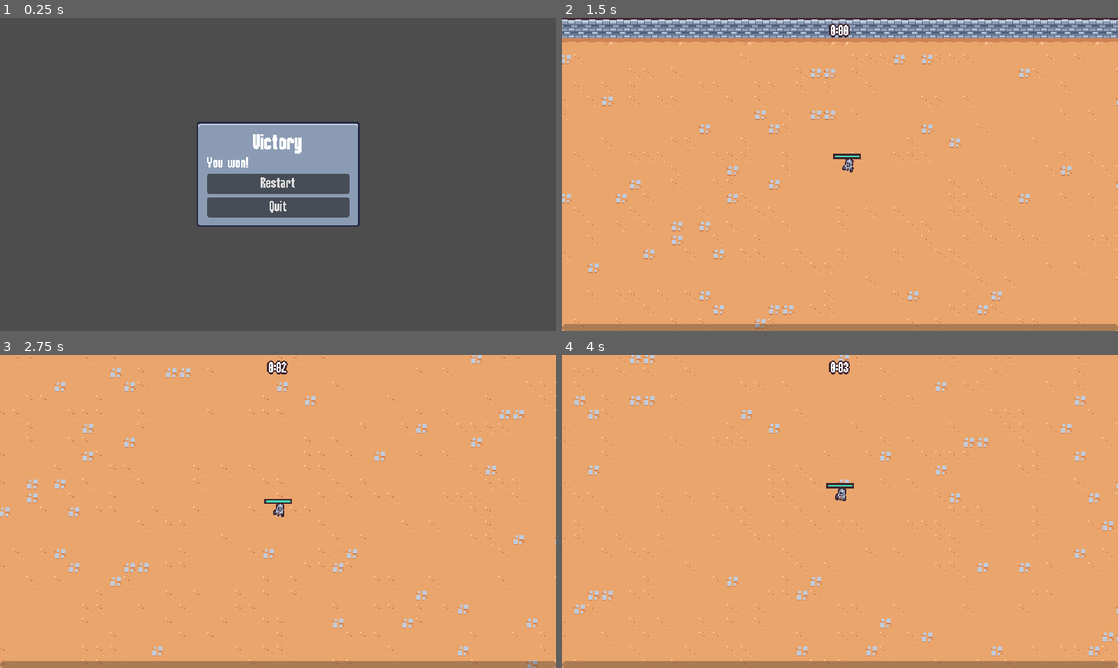
Above: before the commit, frames 1-4 (two rows, left to right).
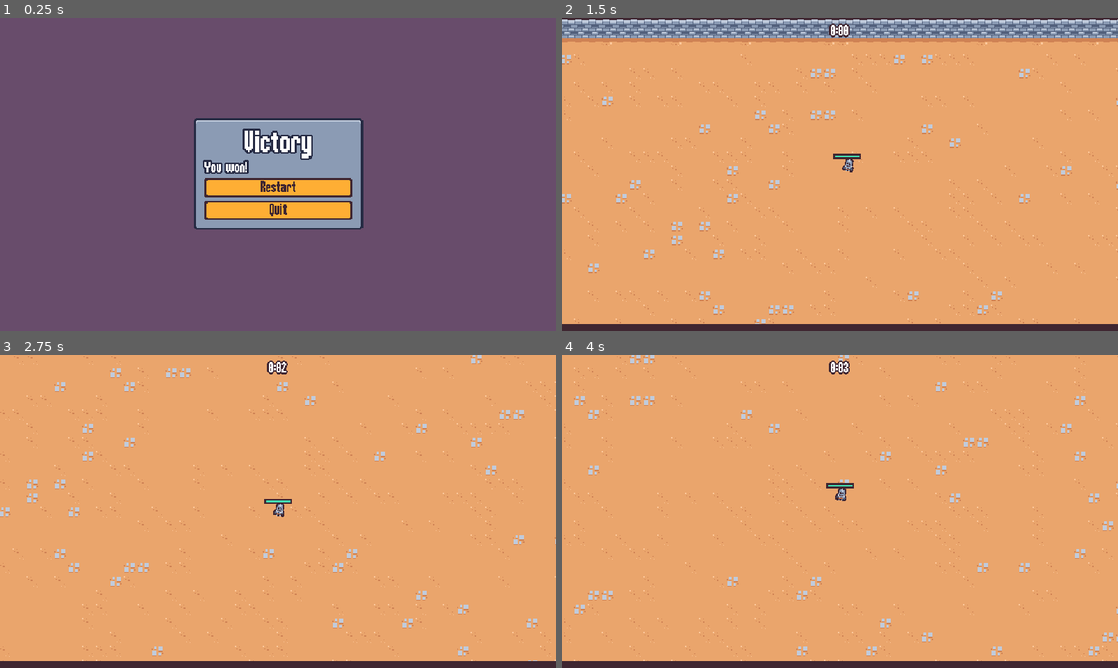
Above: after the commit, the same moments.

Repository: nadeemkhedr/survivor-game-godot
Game: Godot game, scene res://scenes/ui/end_screen.tscn
Same seed, same stepped clock (60 frames per second), same inputs: the game is played once before the commit and once after it. This scene is started directly instead of the project's main scene.
Inputs (mouse positions are in pixels of both pictures, inside the frame that each line leads up to):
- Up to frame 1 (0.25 s): no input
- Up to frame 2 (1.5 s): click "Restart" at 0.5 s; tap Enter at 1.25 s; move the mouse to (962, 158) at 1.27 s; press the mouse at (962, 158) at 1.28 s; hold D (move_right) from 1.28 s (still down)
- Up to frame 3 (2.75 s): move the mouse to (166, 527) at 2.02 s; release D (move_right) at 2.03 s; release the mouse at (166, 527) at 2.03 s; hold S (move_down) from 2.03 s (still down); click (166, 527) at 2.1 s
- Up to frame 4 (4 s): move the mouse to (895, 442) at 2.77 s; release S (move_down) at 2.78 s; press the mouse at (895, 442) at 2.78 s; hold D (move_right) 2.78-3.53 s; move the mouse to (812, 574) at 3.52 s; release the mouse at (812, 574) at 3.53 s; hold W (move_up) from 3.53 s (still down); click (812, 574) at 3.6 s

The runs differ from the first frame. In frame 1, 96% of the frame differs, in the area x 0-100%, y 0-100%; in frame 2, 2.2%; in frame 3, 2.2%; in frame 4, 2.2%.

Commit message:
✨ feat: add endscreen animation and btn theming

Diff:
--- a/resources/theme/theme.tres
+++ b/resources/theme/theme.tres
@@ -15,6 +15,32 @@
 texture_margin_bottom = 1.0
 region_rect = Rect2(18, 2, 12, 13)
 
+[sub_resource type="StyleBoxEmpty" id="StyleBoxEmpty_nw0th"]
+
+[sub_resource type="StyleBoxTexture" id="StyleBoxTexture_gyhd3"]
+texture = ExtResource("1_gk8uo")
+texture_margin_left = 3.0
+texture_margin_top = 3.0
+texture_margin_right = 3.0
+texture_margin_bottom = 3.0
+region_rect = Rect2(20, 20, 8, 8)
+
+[sub_resource type="StyleBoxTexture" id="StyleBoxTexture_spkpp"]
+texture = ExtResource("1_gk8uo")
+texture_margin_left = 3.0
+texture_margin_top = 3.0
+texture_margin_right = 3.0
+texture_margin_bottom = 3.0
+region_rect = Rect2(4, 20, 8, 8)
+
+[sub_resource type="StyleBoxTexture" id="StyleBoxTexture_j135n"]
+texture = ExtResource("1_gk8uo")
+texture_margin_left = 3.0
+texture_margin_top = 3.0
+texture_margin_right = 3.0
+texture_margin_bottom = 3.0
+region_rect = Rect2(4, 20, 8, 8)
+
 [sub_resource type="StyleBoxTexture" id="StyleBoxTexture_ndu37"]
 texture = ExtResource("1_gk8uo")
 texture_margin_left = 4.0
@@ -23,10 +49,39 @@
 texture_margin_bottom = 4.0
 region_rect = Rect2(0, 0, 16, 17)
 
+[sub_resource type="StyleBoxFlat" id="StyleBoxFlat_iyep5"]
+bg_color = Color(0.247059, 0.14902, 0.192157, 1)
+
+[sub_resource type="StyleBoxFlat" id="StyleBoxFlat_kav4q"]
+content_margin_left = 2.0
+content_margin_top = 2.0
+content_margin_right = 2.0
+content_margin_bottom = 2.0
+bg_color = Color(1, 1, 1, 0.4)
+corner_radius_top_left = 6
+corner_radius_top_right = 6
+corner_radius_bottom_right = 6
+corner_radius_bottom_left = 6
+corner_detail = 6
+
 [resource]
 default_font = ExtResource("1_0jmct")
 default_font_size = 16
 AlternatePanelContainer/base_type = &"PanelContainer"
 AlternatePanelContainer/styles/panel = SubResource("StyleBoxTexture_5rmv1")
+Button/colors/font_color = Color(0.247059, 0.14902, 0.192157, 1)
+Button/colors/font_focus_color = Color(0.247059, 0.14902, 0.192157, 1)
+Button/colors/font_hover_color = Color(0.741176, 0.423529, 0.290196, 1)
+Button/colors/font_pressed_color = Color(0.247059, 0.14902, 0.192157, 1)
+Button/styles/focus = SubResource("StyleBoxEmpty_nw0th")
+Button/styles/hover = SubResource("StyleBoxTexture_gyhd3")
+Button/styles/normal = SubResource("StyleBoxTexture_spkpp")
+Button/styles/pressed = SubResource("StyleBoxTexture_j135n")
 Label/constants/line_spacing = 0
 PanelContainer/styles/panel = SubResource("StyleBoxTexture_ndu37")
+ProgressBar/colors/font_color = Color(0.95, 0.95, 0.95, 1)
+ProgressBar/colors/font_outline_color = Color(1, 1, 1, 1)
+ProgressBar/colors/font_shadow_color = Color(0, 0, 0, 1)
+ProgressBar/constants/outline_size = 0
+ProgressBar/styles/background = SubResource("StyleBoxFlat_iyep5")
+ProgressBar/styles/fill = SubResource("StyleBoxFlat_kav4q")
--- a/scenes/game_object/player/player.tscn
+++ b/scenes/game_object/player/player.tscn
@@ -91,9 +91,6 @@
 "walk": SubResource("Animation_3qyxo")
 }
 
-[sub_resource type="StyleBoxFlat" id="StyleBoxFlat_iyep5"]
-bg_color = Color(0.247059, 0.14902, 0.192157, 1)
-
 [sub_resource type="StyleBoxFlat" id="StyleBoxFlat_6d3xl"]
 bg_color = Color(0.262745, 0.882353, 0.701961, 1)
 border_width_left = 2
@@ -138,7 +135,6 @@
 offset_right = 16.0
 offset_bottom = -18.0
 pivot_offset = Vector2(16, 3)
-theme_override_styles/background = SubResource("StyleBoxFlat_iyep5")
 theme_override_styles/fill = SubResource("StyleBoxFlat_6d3xl")
 max_value = 1.0
 value = 0.5
--- a/scenes/ui/end_screen.gd
+++ b/scenes/ui/end_screen.gd
@@ -1,7 +1,13 @@
 extends CanvasLayer
 
+@onready var panel_container = $%PanelContainer
 
 func _ready():
+	panel_container.pivot_offset = panel_container.size / 2
+	var tween = create_tween()
+	tween.tween_property(panel_container, "scale", Vector2.ZERO, 0)
+	tween.tween_property(panel_container, "scale", Vector2.ONE, 0.3)\
+	.set_ease(Tween.EASE_OUT).set_trans(Tween.TRANS_BACK)
 	get_tree().paused = true
 	$%RestartButton.pressed.connect(on_restart_button_pressed)
 	$%QuitButton.pressed.connect(on_quit_button_pressed)
--- a/scenes/ui/end_screen.tscn
+++ b/scenes/ui/end_screen.tscn
@@ -1,10 +1,80 @@
-[gd_scene load_steps=2 format=3 uid="uid://si4x4ffkhved"]
+[gd_scene load_steps=6 format=3 uid="uid://si4x4ffkhved"]
 
 [ext_resource type="Script" path="res://scenes/ui/end_screen.gd" id="1_jstr0"]
+
+[sub_resource type="Animation" id="Animation_rfyl4"]
+resource_name = "in"
+length = 0.15
+step = 0.05
+tracks/0/type = "value"
+tracks/0/imported = false
+tracks/0/enabled = true
+tracks/0/path = NodePath("ColorRect:modulate")
+tracks/0/interp = 1
+tracks/0/loop_wrap = true
+tracks/0/keys = {
+"times": PackedFloat32Array(0, 0.15),
+"transitions": PackedFloat32Array(1, 1),
+"update": 0,
+"values": [Color(1, 1, 1, 0), Color(1, 1, 1, 1)]
+}
+
+[sub_resource type="Animation" id="Animation_mcwwy"]
+length = 0.001
+tracks/0/type = "value"
+tracks/0/imported = false
+tracks/0/enabled = true
+tracks/0/path = NodePath("ColorRect:modulate")
+tracks/0/interp = 1
+tracks/0/loop_wrap = true
+tracks/0/keys = {
+"times": PackedFloat32Array(0),
+"transitions": PackedFloat32Array(1),
+"update": 0,
+"values": [Color(1, 1, 1, 1)]
+}
+
+[sub_resource type="Animation" id="Animation_dxkgj"]
+resource_name = "out"
+length = 0.15
+step = 0.05
+tracks/0/type = "value"
+tracks/0/imported = false
+tracks/0/enabled = true
+tracks/0/path = NodePath("ColorRect:modulate")
+tracks/0/interp = 1
+tracks/0/loop_wrap = true
+tracks/0/keys = {
+"times": PackedFloat32Array(0, 0.15),
+"transitions": PackedFloat32Array(1, 1),
+"update": 0,
+"values": [Color(1, 1, 1, 1), Color(1, 1, 1, 0)]
+}
+
+[sub_resource type="AnimationLibrary" id="AnimationLibrary_24kmq"]
+_data = {
+"RESET": SubResource("Animation_mcwwy"),
+"in": SubResource("Animation_rfyl4"),
+"out": SubResource("Animation_dxkgj")
+}
 
 [node name="EndScreen" type="CanvasLayer"]
 process_mode = 3
 script = ExtResource("1_jstr0")
+
+[node name="AnimationPlayer" type="AnimationPlayer" parent="."]
+autoplay = "in"
+libraries = {
+"": SubResource("AnimationLibrary_24kmq")
+}
+
+[node name="ColorRect" type="ColorRect" parent="."]
+anchors_preset = 15
+anchor_right = 1.0
+anchor_bottom = 1.0
+grow_horizontal = 2
+grow_vertical = 2
+color = Color(0.607843, 0.298039, 0.639216, 0.352941)
 
 [node name="MarginContainer" type="MarginContainer" parent="."]
 anchors_preset = 15
@@ -14,6 +84,7 @@
 grow_vertical = 2
 
 [node name="PanelContainer" type="PanelContainer" parent="MarginContainer"]
+unique_name_in_owner = true
 layout_mode = 2
 size_flags_horizontal = 4
 size_flags_vertical = 4
@@ -32,7 +103,10 @@
 [node name="TitleLabel" type="Label" parent="MarginContainer/PanelContainer/MarginContainer/VBoxContainer"]
 unique_name_in_owner = true
 layout_mode = 2
-theme_override_font_sizes/font_size = 24
+theme_override_colors/font_shadow_color = Color(0.14902, 0.168627, 0.266667, 1)
+theme_override_colors/font_outline_color = Color(0.14902, 0.168627, 0.266667, 1)
+theme_override_constants/outline_size = 8
+theme_override_font_sizes/font_size = 32
 text = "Victory"
 horizontal_alignment = 1
 vertical_alignment = 1
@@ -40,6 +114,9 @@
 [node name="DescriptionLabel" type="Label" parent="MarginContainer/PanelContainer/MarginContainer/VBoxContainer"]
 unique_name_in_owner = true
 layout_mode = 2
+theme_override_colors/font_shadow_color = Color(0.14902, 0.168627, 0.266667, 1)
+theme_override_colors/font_outline_color = Color(0.14902, 0.168627, 0.266667, 1)
+theme_override_constants/outline_size = 8
 text = "You won!"
 
 [node name="RestartButton" type="Button" parent="MarginContainer/PanelContainer/MarginContainer/VBoxContainer"]
--- a/scenes/ui/experience_bar.tscn
+++ b/scenes/ui/experience_bar.tscn
@@ -1,6 +1,14 @@
-[gd_scene load_steps=2 format=3 uid="uid://cidhhcc0owdfk"]
+[gd_scene load_steps=3 format=3 uid="uid://cidhhcc0owdfk"]
 
 [ext_resource type="Script" path="res://scenes/ui/experience_bar.gd" id="1_deowv"]
+
+[sub_resource type="StyleBoxFlat" id="StyleBoxFlat_wwe7c"]
+bg_color = Color(0.458824, 0.890196, 1, 1)
+border_width_left = 2
+border_width_top = 2
+border_width_right = 2
+border_width_bottom = 2
+border_color = Color(0.8, 0.8, 0.8, 0)
 
 [node name="ExperienceBar" type="CanvasLayer"]
 script = ExtResource("1_deowv")
@@ -18,6 +26,7 @@
 layout_mode = 2
 size_flags_vertical = 8
 mouse_filter = 2
+theme_override_styles/fill = SubResource("StyleBoxFlat_wwe7c")
 max_value = 1.0
 value = 0.5
 show_percentage = false
Not shown: 1 places in resources/theme/theme.tres that only renumber resources
Not shown: 1 places in scenes/game_object/player/player.tscn that only renumber resources
